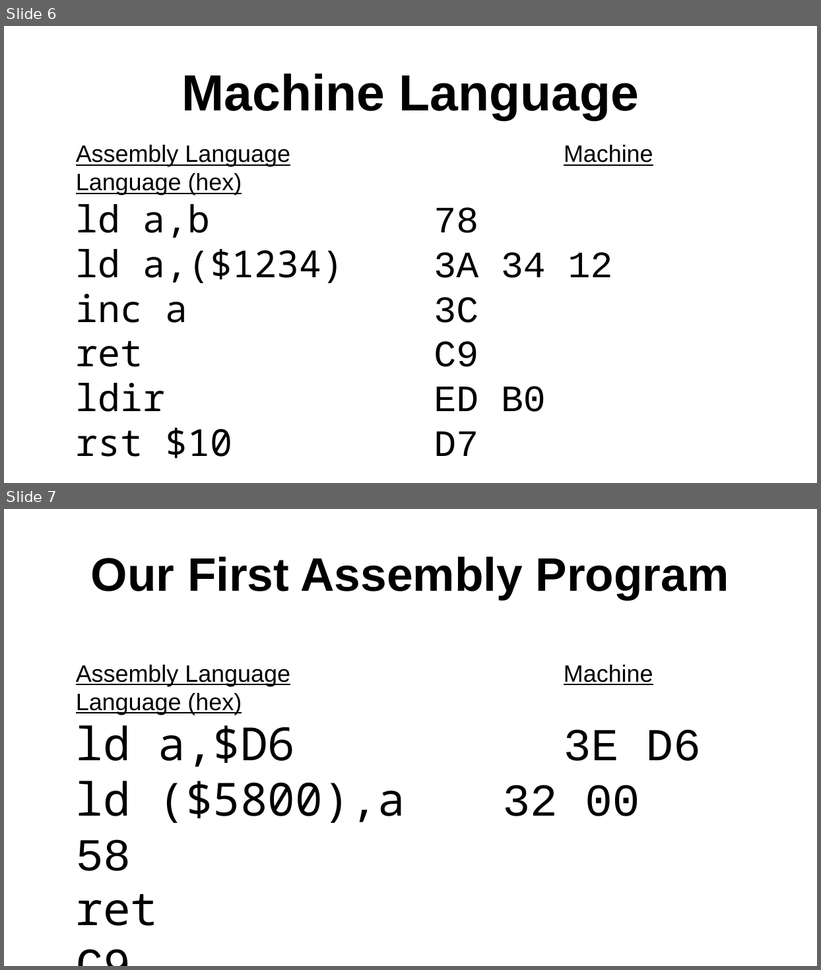
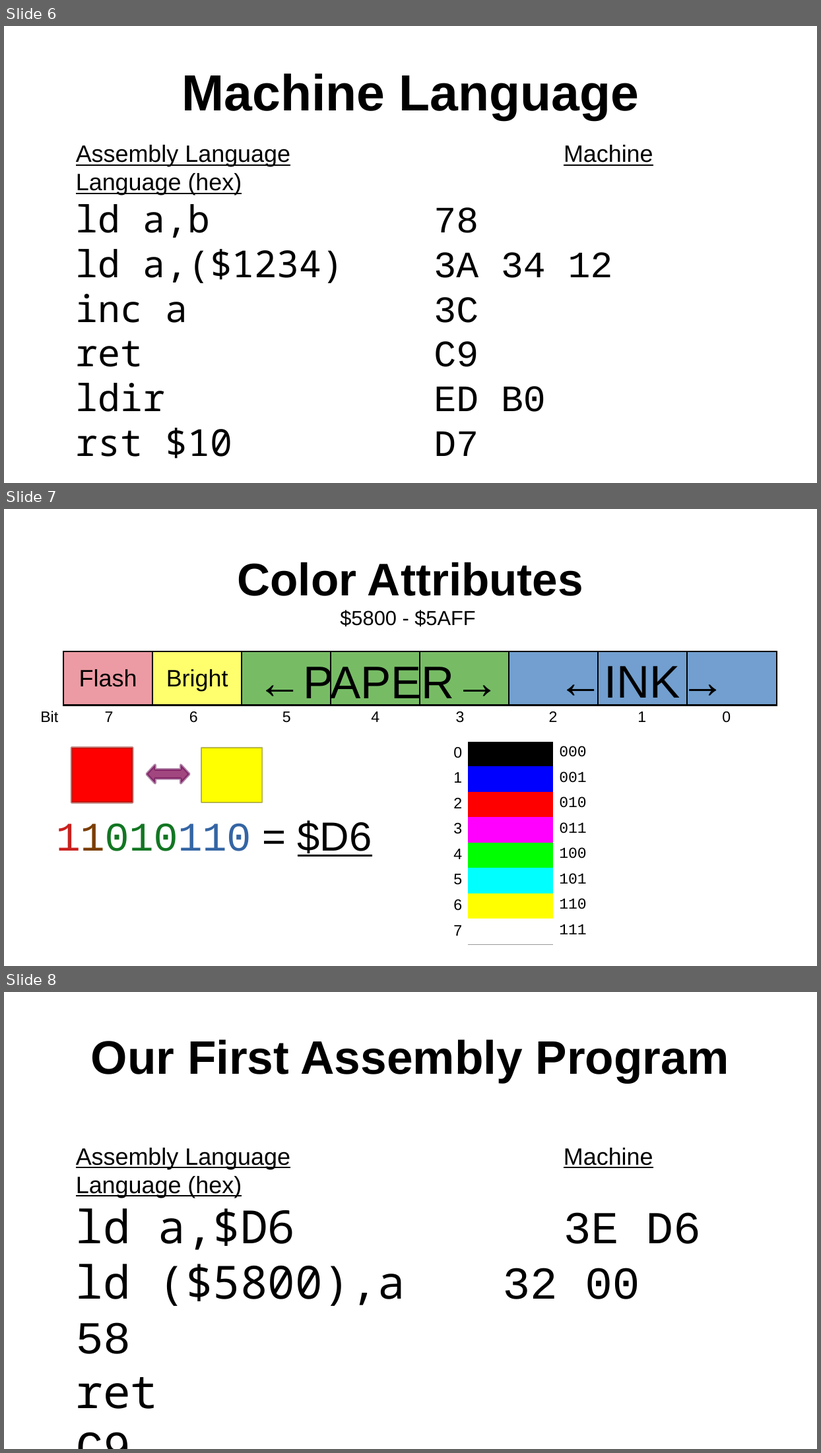
Before and after one commit to SlithyMatt/zxs-assembly-tutorial, a slide deck: Lesson1/Lesson1.odp. Shown one above the other, each under a label of ours: slides 6 and 7 before the commit, slides 6, 7 and 8 after it. The pictures are 821x970 and 821x1453 pixels, drawn with LibreOffice and Linux fonts; fonts in the diff are those of the drawing. Boxes give left, top, right and bottom in pixels: in the first picture for what was removed or moved away, otherwise in the second. Text is boxed around its words. In the diff, an @@ line names an element or a change of style, - is before the commit and + after.

Commit message:
Final drafts of script and slides

```diff
--- a/Lesson1/Lesson1.odp
+++ b/Lesson1/Lesson1.odp
@@ slide 7 added at (x1=4, y1=509, x2=817, y2=966), background #FFFFFF @@
@@ title added at (x1=238, y1=562, x2=583, y2=596), 54 pt, text #000000, bold @@
+Color Attributes
@@ text added at (x1=340, y1=610, x2=475, y2=626), 24 pt, text #000000 @@
+$5800 - $5AFF
@@ table added at (x1=63, y1=652, x2=776, y2=706), 1 rows, 8 columns @@
+Flash | Bright |  |  |  |  |  | 
@@ text added at (x1=257, y1=662, x2=500, y2=707), 54 pt, text #000000 @@
+←PAPER→
@@ text added at (x1=558, y1=661, x2=726, y2=706), 54 pt, text #000000 @@
+←INK→
@@ text added at (x1=40, y1=711, x2=731, y2=723), 18 pt, text #000000 @@
+Bit 7 6 5 4 3 2 1 0
@@ table added at (x1=384, y1=741, x2=638, y2=945), 8 rows, 3 columns @@
+0 |  | 000
+1 |  | 001
+2 |  | 010
+3 |  | 011
+4 |  | 100
+5 |  | 101
+6 |  | 110
+7 |  | 111
@@ rectangle added at (x1=72, y1=748, x2=133, y2=803), fill #FF0000, outline #8D281E 2.89 pt @@
@@ left right arrow added at (x1=147, y1=765, x2=189, y2=784), fill #A1467E, outline #650953 2.89 pt @@
@@ rectangle added at (x1=201, y1=748, x2=263, y2=803), fill #FFFF00, outline #706E0C 1.45 pt @@
@@ text added at (x1=56, y1=821, x2=372, y2=857), 48 pt, text #000000 @@
+11010110 = $D6
@@ what was slide 7 is now slide 8 @@
```
Also in this commit, not shown: 1 other file.
